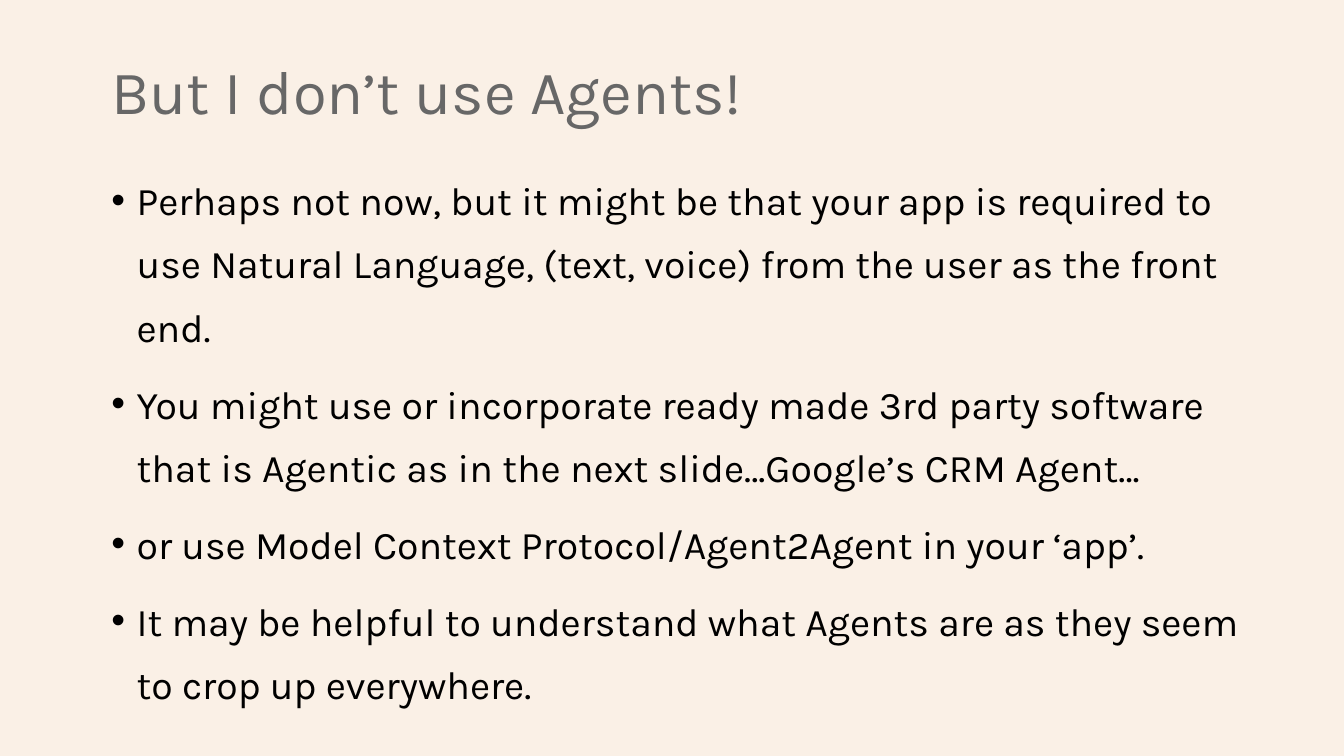
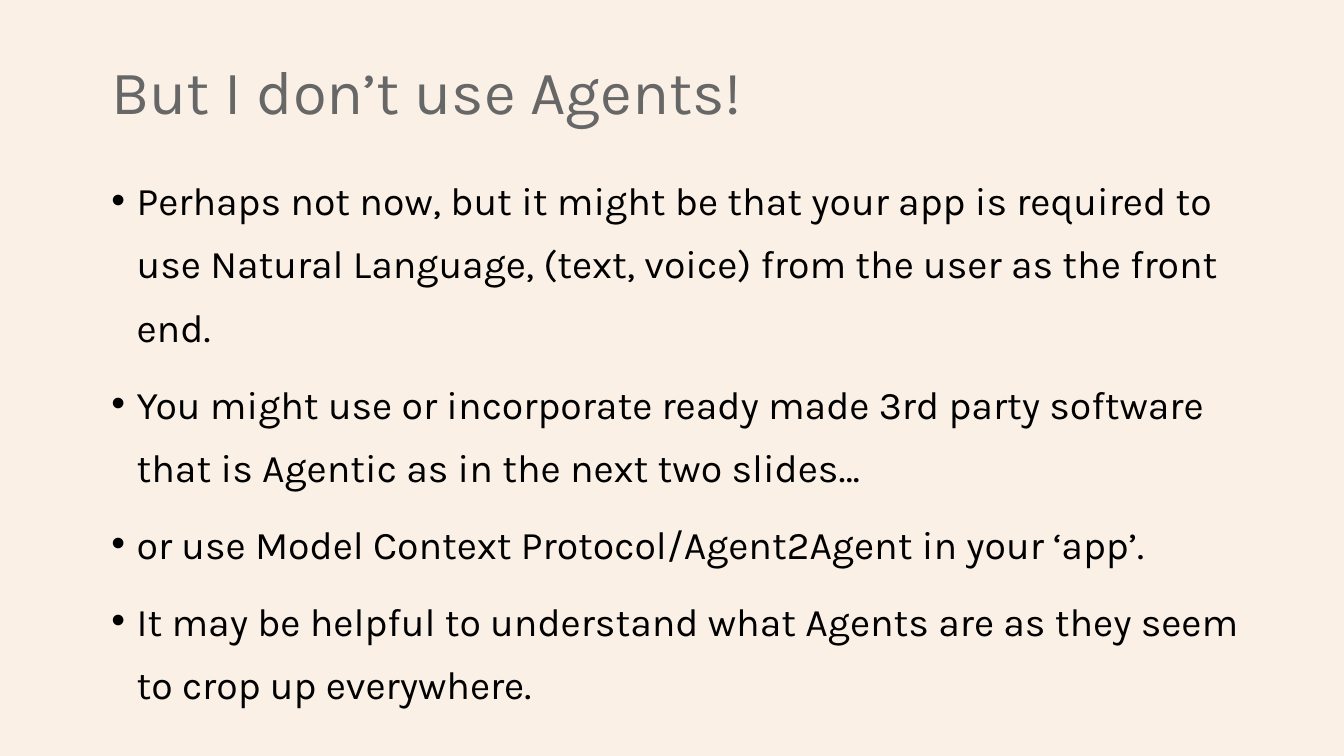
Before and after one commit to Python-Test-Engineer/eval-framework, a slide deck: slide 2 of PYDATA_SOUTHAMPTON_16SEP2025.pptx. Drawn at 1344x756 pixels with LibreOffice and Linux fonts; fonts in the diff are those of the drawing. Boxes give left, top, right and bottom in pixels: in the first picture for what was removed or moved away, otherwise in the second. Text is boxed around its words. In the diff, an @@ line names an element or a change of style, - is before the commit and + after.

```diff
--- a/PYDATA_SOUTHAMPTON_16SEP2025.pptx
+++ b/PYDATA_SOUTHAMPTON_16SEP2025.pptx
@@ text at <box>137,392,1203,492</box>: text changed @@
-• You might use or incorporate ready made 3rd party software that is Agentic as in the next slide…Google’s CRM Agent…
+• You might use or incorporate ready made 3rd party software that is Agentic as in the next two slides…
```
Also in this commit, not shown: 1 slide added.
